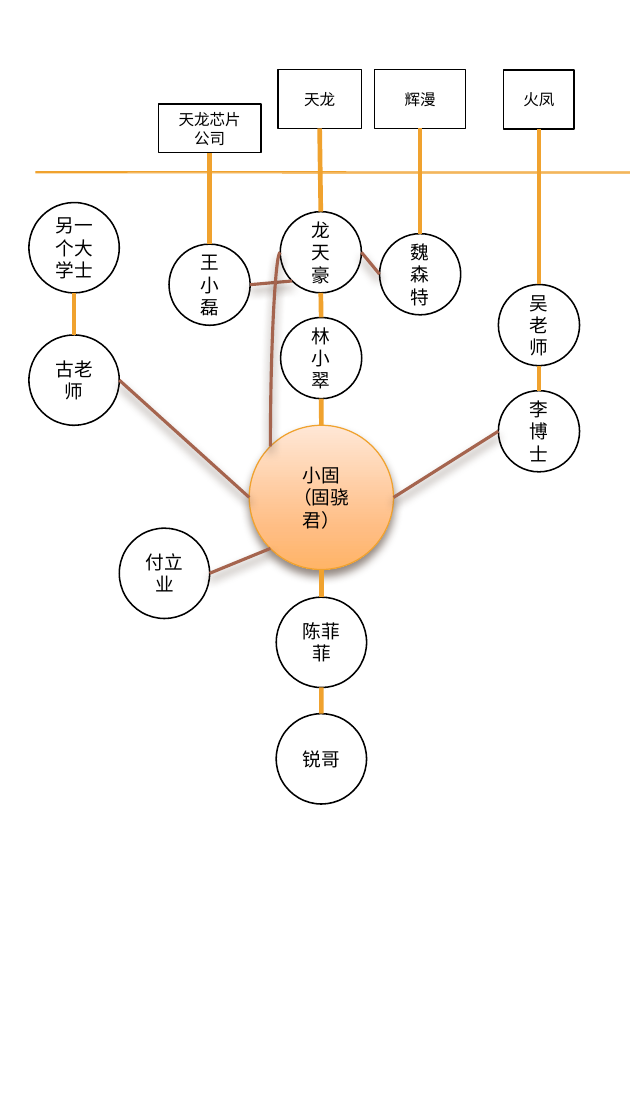
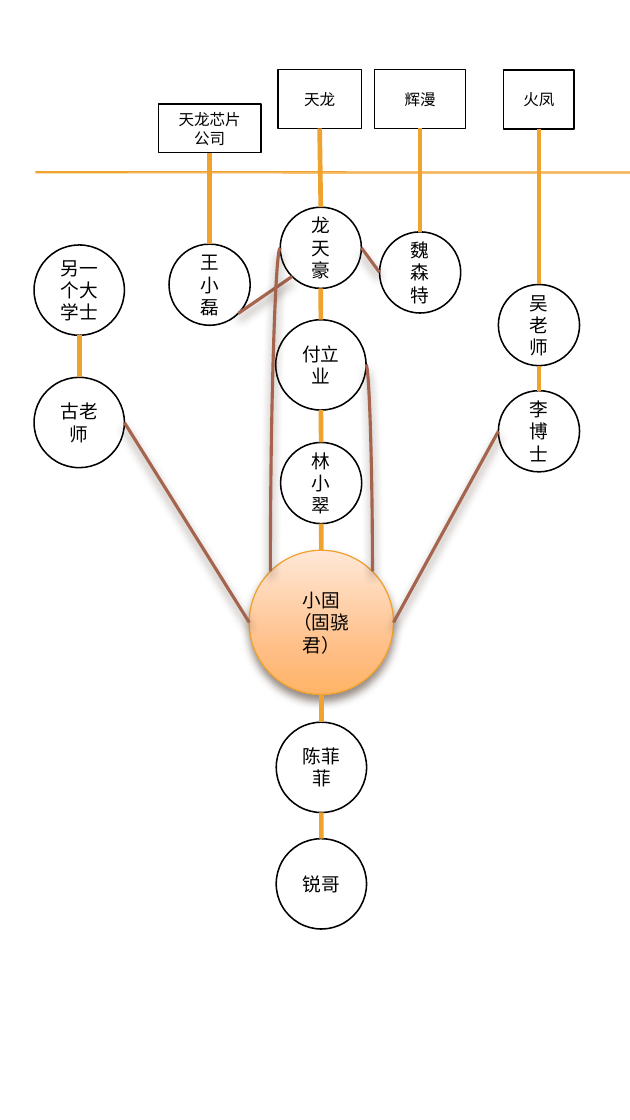
Before and after one commit to VincentWei/Legend-of-Coding, a slide deck: slide 3 of pr-diagram-2.pptx. Drawn at 630x1120 pixels with LibreOffice and Linux fonts; fonts in the diff are those of the drawing; background and template pictures are left out. Boxes give left, top, right and bottom in pixels: in the first picture for what was removed or moved away, otherwise in the second. Text is boxed around its words. In the diff, an @@ line names an element or a change of style, - is before the commit and + after.

```diff
--- a/pr-diagram-2.pptx
+++ b/pr-diagram-2.pptx
@@ line moved from (321, 212) - (319, 129) to (321, 207) - (319, 129) @@
@@ ellipse "龙天豪" moved from (x1=280, y1=212, x2=361, y2=293) to (x1=280, y1=207, x2=361, y2=288) @@
@@ ellipse "另一个大学士" moved from (x1=29, y1=203, x2=120, y2=294) to (x1=34, y1=245, x2=124, y2=336) @@
@@ curved line moved from (280, 252) - (270, 447) to (280, 248) - (270, 572) @@
@@ line moved from (362, 252) - (380, 275) to (362, 248) - (380, 272) @@
@@ line moved from (250, 285) - (293, 281) to (239, 314) - (293, 277) @@
@@ line added from (322, 319) to (321, 289), #F0A22E 3 pt @@
@@ ellipse "付立业" moved from (x1=120, y1=529, x2=211, y2=620) to (x1=276, y1=319, x2=367, y2=410) @@
@@ line moved from (74, 335) - (74, 293) to (80, 378) - (80, 335) @@
@@ ellipse "古老师" moved from (x1=29, y1=335, x2=120, y2=426) to (x1=34, y1=378, x2=124, y2=469) @@
@@ curved line added from (367, 365) to (373, 572), #A5644E 2 pt @@
@@ line moved from (322, 317) - (321, 293) to (322, 443) - (322, 410) @@
@@ line moved from (120, 380) - (250, 498) to (124, 423) - (250, 623) @@
@@ line moved from (393, 498) - (499, 432) to (393, 623) - (499, 432) @@
@@ line removed from (210, 574) to (270, 549) @@
@@ 4 ellipses, 3 lines moved together from (x1=250, y1=317, x2=395, y2=805) to (x1=250, y1=443, x2=395, y2=930) @@
```
Also in this commit, not shown: 2 other slides changed, 2 slides added.
